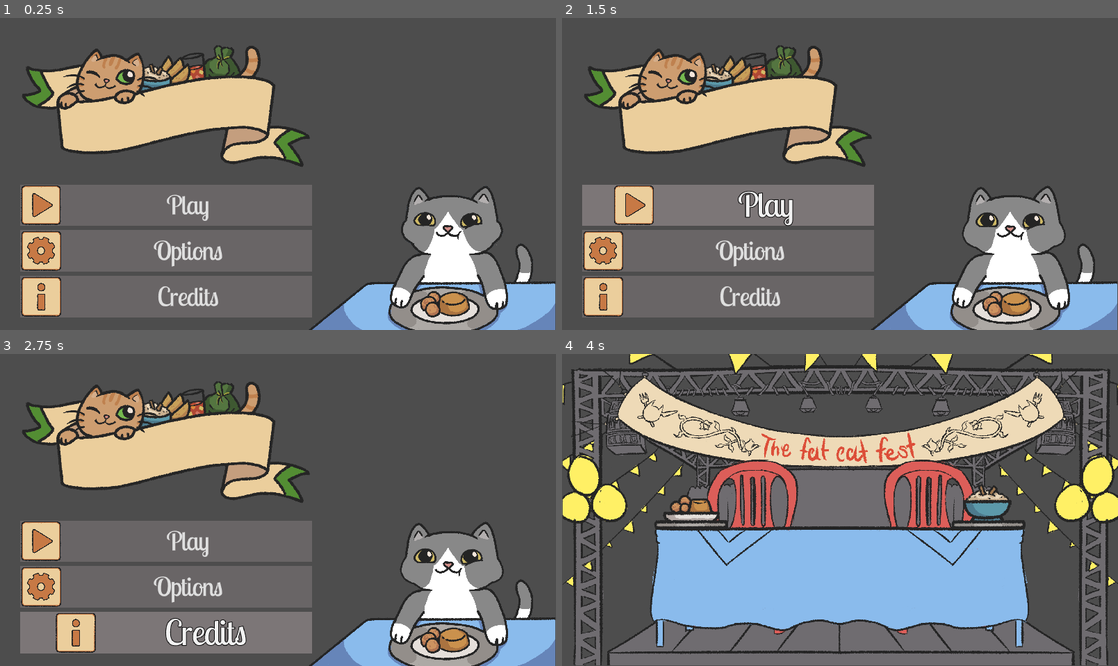
Above: before the commit, frames 1-4 (two rows, left to right).
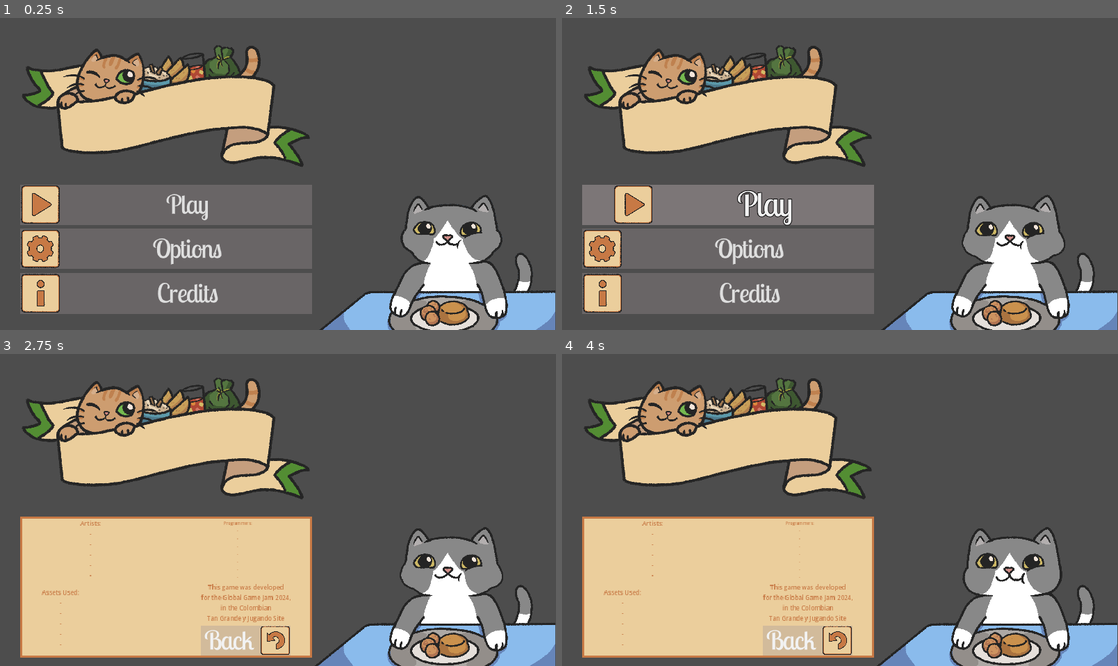
Above: after the commit, the same moments.

Repository: soetgdeznsgk/GGJ24---Fat-Cat-Fest
Game: Godot game, scene res://Escenas/Menus/menu_principal.tscn
Two runs of this game, one before a commit and one after it. Both use one fixed random seed, a clock stepped at 60 frames per second and the inputs below. The engine's default icon, where the game draws it, is replaced by a stand-in: a white triangle on a blue panel in a dark square.
Inputs (mouse positions are in pixels of both pictures, inside the frame that each line leads up to):
- Up to frame 1 (0.25 s): no input
- Up to frame 2 (1.5 s): click "Options" at 0.5 s; click "volver" (after the commit: "Back") at 1.25 s
- Up to frame 3 (2.75 s): click "Credits" at 2 s
- Up to frame 4 (4 s): click (728, 541) at 2.75 s, where only the run before the commit has a clickable "Play"; click (656, 541) at 3.5 s, where only the run before the commit has a clickable "sp"

The runs differ from the first frame. In frame 1, 9.5% of the frame differs, in the area x 3-100%, y 53-100%; in frame 2, 9.8%; in frame 3, 32%; in frame 4, 81%, in the area x 0-100%, y 0-100%.

Commit message:
sonidos de la boca para el menu + creditos

Diff:
--- a/Escenas/Menus/Buttons/Button.gd
+++ b/Escenas/Menus/Buttons/Button.gd
@@ -15,7 +15,7 @@
 
 func _ready() -> void:
 	sfx_audio.bus = "SFX"
-	sfx_audio.stream = load("res://Escenas/Menus/sfx/click.mp3")
+	sfx_audio.stream = load("res://Escenas/Menus/sfx/button_standard.wav")
 	self.add_child(sfx_audio)
 
 # TODO corregir que la S parpadea con la animación
--- a/Escenas/Menus/Buttons/simple_button.gd
+++ b/Escenas/Menus/Buttons/simple_button.gd
@@ -6,3 +6,8 @@
 
 func _on_mouse_exited():
 	release_focus()
+
+func _on_focus_entered():
+	pass
+func _on_focus_exited():
+	pass
--- a/Escenas/Menus/menu_principal.gd
+++ b/Escenas/Menus/menu_principal.gd
@@ -5,7 +5,8 @@
 var noMouse = false
 var mousePos : Vector2
 @onready var gatoGif = $MenuPrincipal/HBoxContainer/CenterContainer/GatoGif
-@onready var sfx_audio := AudioStreamPlayer.new()
+@onready var button_standard_audio := AudioStreamPlayer.new()
+@onready var return_button_audio := AudioStreamPlayer.new()
 
 # Called when the node enters the scene tree for the first time.
 func _ready():
@@ -13,9 +14,14 @@
 	bg_music.autoplay = true
 	bg_music.bus = "Music"
 	add_child(bg_music)
-	sfx_audio.bus = "SFX"
-	sfx_audio.stream = load("res://Escenas/Menus/sfx/click.mp3")
-	self.add_child(sfx_audio)
+
+	button_standard_audio.bus = "SFX"
+	return_button_audio.bus = "SFX"
+	button_standard_audio.stream = load("res://Escenas/Menus/sfx/button_standard.wav")
+	return_button_audio.stream = load("res://Escenas/Menus/sfx/back_button_sfx.wav")
+	add_child(button_standard_audio)
+	add_child(return_button_audio)
+
 	gatoGif.play("Eat")
 
 #AÑADIR ESTO A CREDITOS EPIC MUSICA
@@ -32,7 +38,7 @@
 		elif $MenuPrincipal/HBoxContainer/VBoxContainer/ContenedorOpciones.visible: #menu config
 			$MenuPrincipal/HBoxContainer/VBoxContainer/ContenedorOpciones/OptionsVBoxContainer/MusicVolumeSlider.grab_focus()
 		else: # creditos
-			pass
+			$MenuPrincipal/HBoxContainer/VBoxContainer/CreditsContainer/CreditsVBox/HBoxContainer2/HBoxContainer/BackButton.grab_focus()
 	else:
 		$MenuPrincipal/HBoxContainer/VBoxContainer/MainVBoxContainer/HBoxContainer.PlayButton.release_focus()
 		$MenuPrincipal/HBoxContainer/VBoxContainer/MainVBoxContainer/HBoxContainer.SPButton.release_focus()
@@ -65,18 +71,19 @@
 
 
 func _undevelop_menu():
-	sfx_audio.play()
+	return_button_audio.play()
 	isDeveloped = false
 
 	$MenuPrincipal/HBoxContainer/VBoxContainer/MainVBoxContainer.show()
 	$MenuPrincipal/HBoxContainer/VBoxContainer/MainVBoxContainer/HBoxContainer.showPlayButton()
 	$MenuPrincipal/HBoxContainer/VBoxContainer/MainVBoxContainer/HBoxContainer.PlayButton.grab_focus()
 	$MenuPrincipal/HBoxContainer/VBoxContainer/ContenedorOpciones.hide()
+	$MenuPrincipal/HBoxContainer/VBoxContainer/CreditsContainer.hide()
 	# esconder creditos también
 
 func _on_option_button_pressed():
 	isDeveloped = true
-	sfx_audio.play()
+	button_standard_audio.play()
 	$MenuPrincipal/HBoxContainer/VBoxContainer/MainVBoxContainer.hide()
 	$MenuPrincipal/HBoxContainer/VBoxContainer/ContenedorOpciones.show()
 	$MenuPrincipal/HBoxContainer/VBoxContainer/ContenedorOpciones/OptionsVBoxContainer/MusicVolumeSlider.grab_focus()
@@ -84,14 +91,17 @@
 
 
 func _on_h_box_container_mp_start_game(): # iniciar juego mp
-	sfx_audio.play()
+	button_standard_audio.play()
 
 
 func _on_h_box_container_sp_start_game(): # iniciar juego sp
-	sfx_audio.play()
+	button_standard_audio.play()
 	get_tree().change_scene_to_file("res://Escenas/Maingame/Maingame.tscn")
 
 
 func _on_credits_button_pressed() -> void:
-	sfx_audio.play()
+	button_standard_audio.play()
+	$MenuPrincipal/HBoxContainer/VBoxContainer/CreditsContainer/CreditsVBox/HBoxContainer2/HBoxContainer/BackButton.grab_focus()
 	isDeveloped = true
+	$MenuPrincipal/HBoxContainer/VBoxContainer/MainVBoxContainer.hide()
+	$MenuPrincipal/HBoxContainer/VBoxContainer/CreditsContainer.show()
--- a/Escenas/Menus/menu_principal.tscn
+++ b/Escenas/Menus/menu_principal.tscn
@@ -1,15 +1,16 @@
-[gd_scene load_steps=28 format=3 uid="uid://wibtjjyhafg4"]
+[gd_scene load_steps=30 format=3 uid="uid://wibtjjyhafg4"]
 
 [ext_resource type="Script" path="res://Escenas/Menus/menu_principal.gd" id="1_vn785"]
 [ext_resource type="Texture2D" uid="uid://d2skq3dyio1rp" path="res://Escenas/Menus/Imgs/FatCatFestLogo.png" id="2_ijal2"]
 [ext_resource type="Script" path="res://Escenas/Menus/Buttons/VolumeManager.gd" id="3_nccfq"]
-[ext_resource type="StyleBox" uid="uid://3gjeyh8dsx21" path="res://Escenas/Menus/Buttons/estilo_botones.tres" id="4_6o6po"]
 [ext_resource type="PackedScene" uid="uid://kcqxgo84fi45" path="res://Escenas/Menus/Buttons/button_anim.tscn" id="4_cnkgm"]
 [ext_resource type="Texture2D" uid="uid://dxkx5w2qurkf3" path="res://Escenas/Menus/Buttons/OptionsButton.png" id="4_gf66w"]
 [ext_resource type="Texture2D" uid="uid://c7ru10qr3mnrv" path="res://Escenas/Menus/Buttons/InfoButton.png" id="5_j1sg3"]
+[ext_resource type="Texture2D" uid="uid://b0dta51u42vwn" path="res://Escenas/Menus/Buttons/BackButton.png" id="5_vsw83"]
 [ext_resource type="PackedScene" uid="uid://dldomgejvinaf" path="res://Escenas/Menus/Buttons/button_play_loquisimo.tscn" id="7_ok2fb"]
 [ext_resource type="Texture2D" uid="uid://cm6j5vcnxq6rx" path="res://Sprites/Gatos/GatoMenu/GatoMenu_0000.png" id="8_33lqp"]
 [ext_resource type="Texture2D" uid="uid://ymdvj5rbfrom" path="res://Sprites/Gatos/GatoMenu/GatoMenu_0001.png" id="9_4mylu"]
+[ext_resource type="Script" path="res://Escenas/Menus/Buttons/simple_button.gd" id="9_xmcnb"]
 [ext_resource type="Texture2D" uid="uid://cko7qdpjm2shp" path="res://Sprites/Gatos/GatoMenu/GatoMenu_0002.png" id="10_lymja"]
 [ext_resource type="Texture2D" uid="uid://b4e8p240jvkcc" path="res://Sprites/Gatos/GatoMenu/GatoMenu_0003.png" id="11_c5trp"]
 [ext_resource type="Texture2D" uid="uid://bjuakr1esl2db" path="res://Sprites/Gatos/GatoMenu/GatoMenu_0004.png" id="12_yvj5k"]
@@ -52,6 +53,14 @@
 [sub_resource type="StyleBoxFlat" id="StyleBoxFlat_dstja"]
 bg_color = Color(0.631373, 0.588235, 0.596078, 0.341176)
 
+[sub_resource type="StyleBoxFlat" id="StyleBoxFlat_y85il"]
+bg_color = Color(0.921569, 0.807843, 0.611765, 1)
+border_width_left = 5
+border_width_top = 5
+border_width_right = 5
+border_width_bottom = 5
+border_color = Color(0.780392, 0.47451, 0.270588, 1)
+
 [sub_resource type="SpriteFrames" id="SpriteFrames_2evkp"]
 animations = [{
 "frames": [{
@@ -126,17 +135,18 @@
 
 [node name="VBoxContainer" type="VBoxContainer" parent="MenuPrincipal/HBoxContainer"]
 layout_mode = 2
-size_flags_horizontal = 3
 size_flags_stretch_ratio = 1.39
 alignment = 1
 
 [node name="Logo" type="TextureRect" parent="MenuPrincipal/HBoxContainer/VBoxContainer"]
+custom_minimum_size = Vector2(717, 376)
 layout_mode = 2
 size_flags_vertical = 3
 size_flags_stretch_ratio = 1.15
 texture = ExtResource("2_ijal2")
 expand_mode = 1
 stretch_mode = 5
+metadata/_edit_lock_ = true
 
 [node name="ContenedorOpciones" type="MarginContainer" parent="MenuPrincipal/HBoxContainer/VBoxContainer"]
 visible = false
@@ -185,13 +195,15 @@
 theme_override_font_sizes/font_size = 40
 text = "Idioma"
 
-[node name="Button" type="Button" parent="MenuPrincipal/HBoxContainer/VBoxContainer/ContenedorOpciones/OptionsVBoxContainer"]
-layout_mode = 2
-theme_override_styles/normal = ExtResource("4_6o6po")
-theme_override_styles/hover = ExtResource("4_6o6po")
-theme_override_styles/focus = ExtResource("4_6o6po")
-text = "volver"
-alignment = 0
+[node name="BackButton" parent="MenuPrincipal/HBoxContainer/VBoxContainer/ContenedorOpciones/OptionsVBoxContainer" instance=ExtResource("4_cnkgm")]
+layout_mode = 2
+theme_override_colors/font_color = Color(0.780392, 0.47451, 0.270588, 1)
+text = "Back "
+icon = ExtResource("5_vsw83")
+flat = true
+alignment = 2
+icon_alignment = 2
+script = ExtResource("9_xmcnb")
 
 [node name="MainVBoxContainer" type="VBoxContainer" parent="MenuPrincipal/HBoxContainer/VBoxContainer"]
 layout_mode = 2
@@ -224,19 +236,105 @@
 "
 icon = ExtResource("5_j1sg3")
 
+[node name="MarginContainer" type="MarginContainer" parent="MenuPrincipal/HBoxContainer/VBoxContainer/MainVBoxContainer"]
+layout_mode = 2
+
+[node name="CreditsContainer" type="PanelContainer" parent="MenuPrincipal/HBoxContainer/VBoxContainer"]
+visible = false
+layout_mode = 2
+size_flags_vertical = 0
+theme_override_styles/panel = SubResource("StyleBoxFlat_y85il")
+
+[node name="CreditsVBox" type="VBoxContainer" parent="MenuPrincipal/HBoxContainer/VBoxContainer/CreditsContainer"]
+layout_direction = 1
+layout_mode = 2
+
+[node name="HBoxContainer" type="HBoxContainer" parent="MenuPrincipal/HBoxContainer/VBoxContainer/CreditsContainer/CreditsVBox"]
+layout_mode = 2
+theme_override_constants/separation = 300
+alignment = 1
+
+[node name="Label3" type="Label" parent="MenuPrincipal/HBoxContainer/VBoxContainer/CreditsContainer/CreditsVBox/HBoxContainer"]
+layout_mode = 2
+theme_override_colors/font_color = Color(0.780392, 0.47451, 0.270588, 1)
+theme_override_font_sizes/font_size = 15
+text = "Artists:
+-
+-
+-
+-
+-"
+horizontal_alignment = 1
+
+[node name="Label4" type="Label" parent="MenuPrincipal/HBoxContainer/VBoxContainer/CreditsContainer/CreditsVBox/HBoxContainer"]
+layout_mode = 2
+theme_override_colors/font_color = Color(0.780392, 0.47451, 0.270588, 1)
+theme_override_font_sizes/font_size = 10
+text = "Programmers:
+-
+-
+-
+-
+-
+-
+-"
+horizontal_alignment = 1
+
+[node name="HBoxContainer2" type="HBoxContainer" parent="MenuPrincipal/HBoxContainer/VBoxContainer/CreditsContainer/CreditsVBox"]
+layout_mode = 2
+theme_override_constants/separation = 300
+alignment = 1
+
+[node name="Label3" type="Label" parent="MenuPrincipal/HBoxContainer/VBoxContainer/CreditsContainer/CreditsVBox/HBoxContainer2"]
+layout_mode = 2
+theme_override_colors/font_color = Color(0.780392, 0.47451, 0.270588, 1)
+theme_override_font_sizes/font_size = 15
+text = "Assets Used:
+-
+-
+-
+-
+-"
+horizontal_alignment = 1
+
+[node name="HBoxContainer" type="VBoxContainer" parent="MenuPrincipal/HBoxContainer/VBoxContainer/CreditsContainer/CreditsVBox/HBoxContainer2"]
+layout_mode = 2
+
+[node name="Label4" type="Label" parent="MenuPrincipal/HBoxContainer/VBoxContainer/CreditsContainer/CreditsVBox/HBoxContainer2/HBoxContainer"]
+layout_mode = 2
+theme_override_colors/font_color = Color(0.780392, 0.47451, 0.270588, 1)
+theme_override_font_sizes/font_size = 15
+text = "This game was developed
+for the Global Game Jam 2024,
+in the Colombian
+Tan Grande y Jugando Site"
+horizontal_alignment = 1
+
+[node name="BackButton" parent="MenuPrincipal/HBoxContainer/VBoxContainer/CreditsContainer/CreditsVBox/HBoxContainer2/HBoxContainer" instance=ExtResource("4_cnkgm")]
+layout_mode = 2
+theme_override_colors/font_color = Color(0.780392, 0.47451, 0.270588, 1)
+text = "Back "
+icon = ExtResource("5_vsw83")
+flat = true
+alignment = 2
+icon_alignment = 2
+script = ExtResource("9_xmcnb")
+
 [node name="CenterContainer" type="CenterContainer" parent="MenuPrincipal/HBoxContainer"]
 layout_mode = 2
 size_flags_horizontal = 3
+metadata/_edit_lock_ = true
 
 [node name="GatoGif" type="AnimatedSprite2D" parent="MenuPrincipal/HBoxContainer/CenterContainer"]
 z_index = -2
-position = Vector2(86, 469)
+position = Vector2(85, 491)
 scale = Vector2(0.5, 0.5)
 sprite_frames = SubResource("SpriteFrames_2evkp")
 animation = &"Eat"
 frame_progress = 0.409295
 
-[connection signal="pressed" from="MenuPrincipal/HBoxContainer/VBoxContainer/ContenedorOpciones/OptionsVBoxContainer/Button" to="." method="_undevelop_menu"]
+[connection signal="pressed" from="MenuPrincipal/HBoxContainer/VBoxContainer/ContenedorOpciones/OptionsVBoxContainer/BackButton" to="." method="_undevelop_menu"]
 [connection signal="sp_start_game" from="MenuPrincipal/HBoxContainer/VBoxContainer/MainVBoxContainer/HBoxContainer" to="." method="_on_h_box_container_sp_start_game"]
 [connection signal="pressed" from="MenuPrincipal/HBoxContainer/VBoxContainer/MainVBoxContainer/OptionsButton" to="." method="_on_option_button_pressed"]
 [connection signal="pressed" from="MenuPrincipal/HBoxContainer/VBoxContainer/MainVBoxContainer/CreditsButton" to="." method="_on_credits_button_pressed"]
+[connection signal="pressed" from="MenuPrincipal/HBoxContainer/VBoxContainer/CreditsContainer/CreditsVBox/HBoxContainer2/HBoxContainer/BackButton" to="." method="_undevelop_menu"]
Binary file added: Escenas/Menus/Buttons/BackButton.png
Not shown, added: Escenas/Menus/Buttons/BackButton.png.import
Not shown, added: Escenas/Menus/sfx/back_button_sfx.wav.import
Not shown, added: Escenas/Menus/sfx/button_standard.wav.import
Not shown, added: Escenas/Menus/sfx/back_button_sfx.wav
Not shown, added: Escenas/Menus/sfx/button_standard.wav
